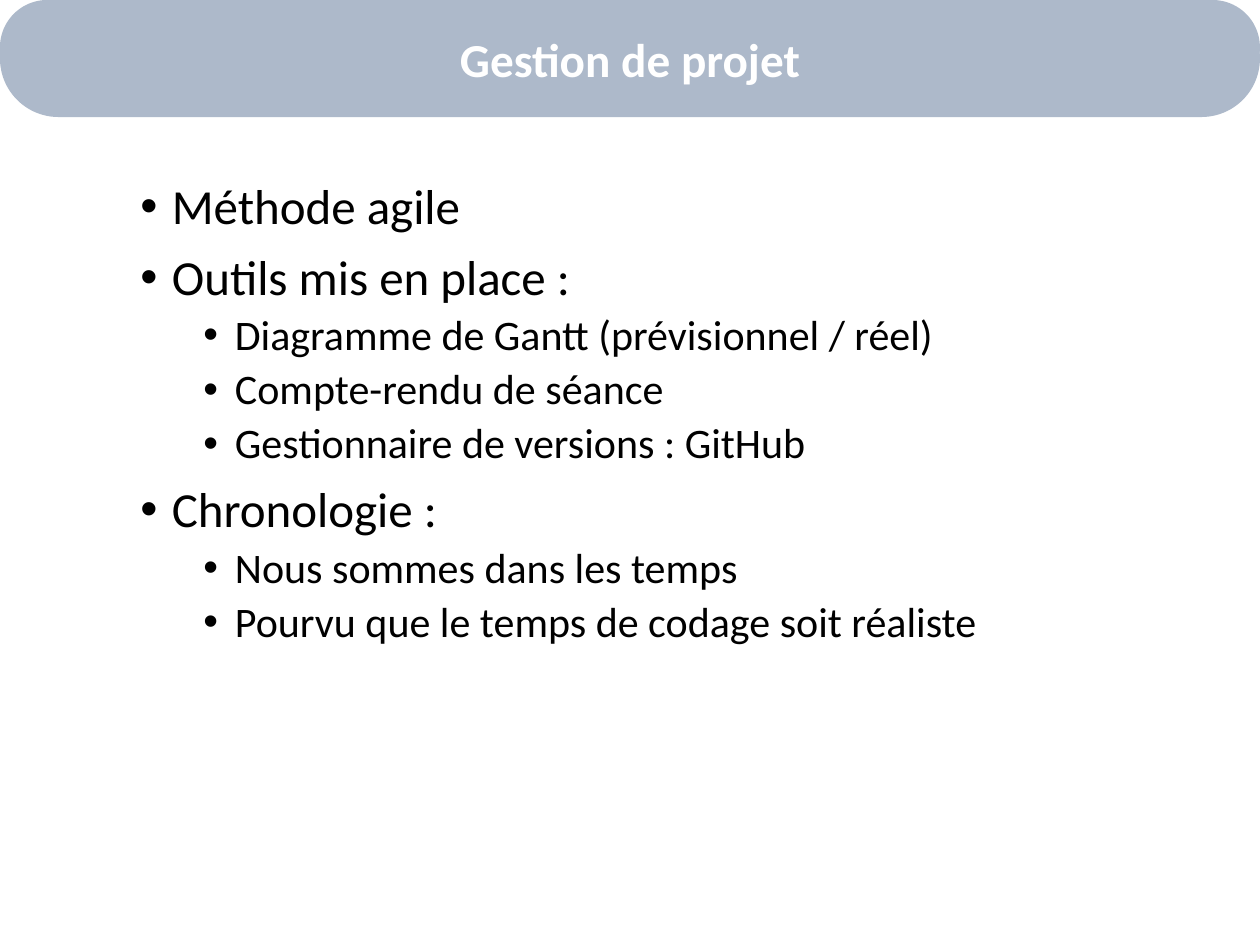
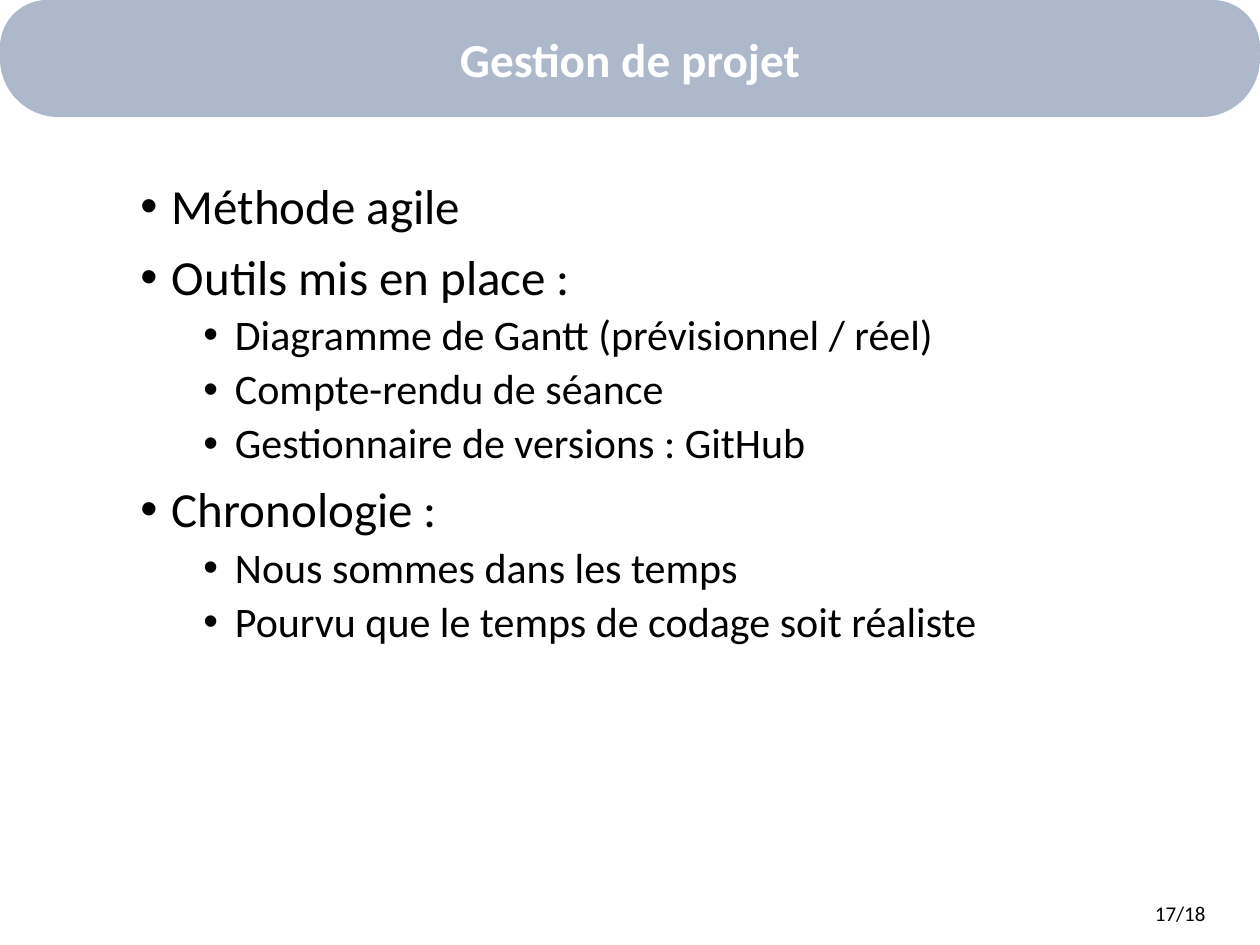
Before and after one commit to alkra/benchOKR, a slide deck: slide 18 of doc/ComitePilotage/Presentation.pptx. Drawn at 1260x945 pixels with LibreOffice and Linux fonts; fonts in the diff are those of the drawing; background and template pictures are left out. Boxes give left, top, right and bottom in pixels: in the first picture for what was removed or moved away, otherwise in the second. Text is boxed around its words. In the diff, an @@ line names an element or a change of style, - is before the commit and + after.

```diff
--- a/doc/ComitePilotage/Presentation.pptx
+++ b/doc/ComitePilotage/Presentation.pptx
@@ text added at [1155,906,1206,922], 12 pt, text #000000 @@
+17/18
```
Also in this commit, not shown: 17 other slides changed, 2 slides added, 2 slides removed, 2 other files.
